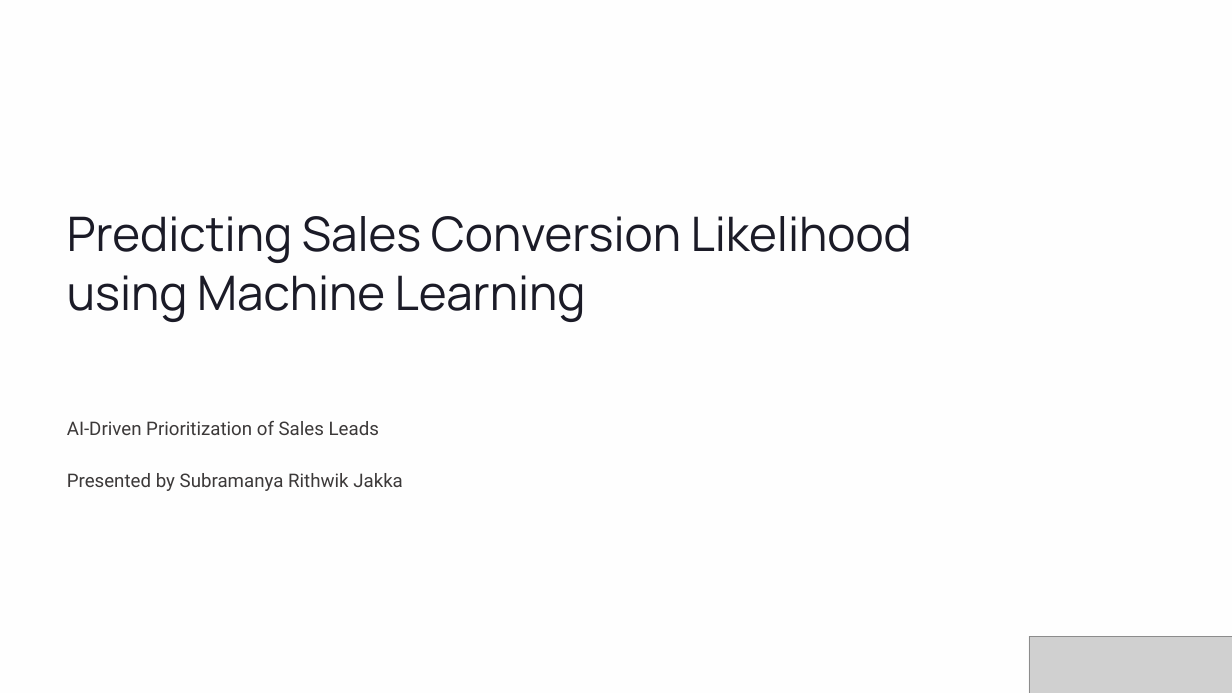
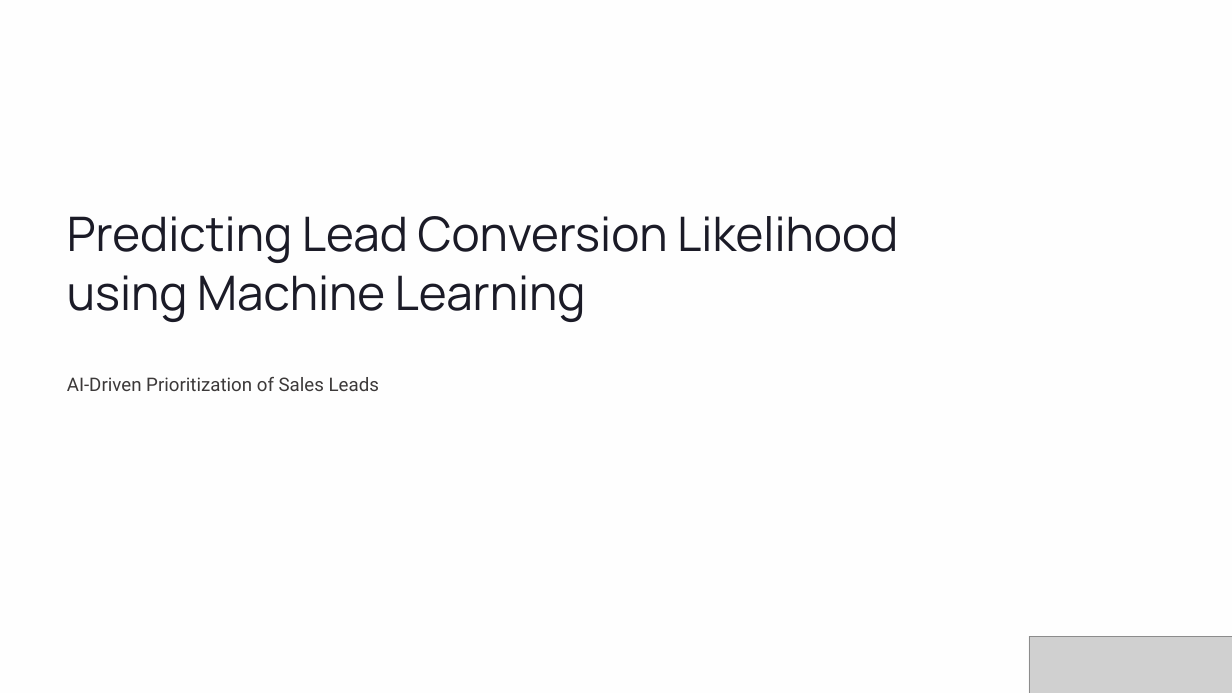
Before and after one commit to Rithwik-Minfy/Lead-Conversion-Classfication-Capstone, a slide deck: slide 1 of Capstone Presentation.pptx. Drawn at 1232x693 pixels with LibreOffice and Linux fonts; fonts in the diff are those of the drawing; grey boxes stand for pictures; background and template pictures are left out. Boxes give left, top, right and bottom in pixels: in the first picture for what was removed or moved away, otherwise in the second. Text is boxed around its words. In the diff, an @@ line names an element or a change of style, - is before the commit and + after.

```diff
--- a/Capstone Presentation.pptx
+++ b/Capstone Presentation.pptx
@@ text at <box>67,216,898,322</box>: text changed @@
-Predicting Sales Conversion Likelihood using Machine Learning
+Predicting Lead Conversion Likelihood using Machine Learning
@@ text "AI-Driven Prioritization of Sales Leads": place and size @@
-text "AI-Driven Prioritization of Sales Leads" at <box>67,421,379,435</box>
+text "AI-Driven Prioritization of Sales Leads" at <box>67,377,379,391</box>
@@ text removed at <box>67,473,403,491</box> @@
-Presented by Subramanya Rithwik Jakka
```
Also in this commit, not shown: 5 other slides changed, 2 slides added, 1 slide removed, 5 other files.
